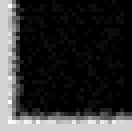
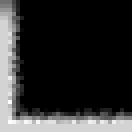
Layered file, before and after one edit (132px x 132px). Changes by layer:
added layer "Layer 4" (50%) above "Layer 2" over (x1=0, y1=0, x2=24, y2=20)
painted on "Layer 2" over (x1=8, y1=0, x2=24, y2=12)
removed layer "Layer 3" over (x1=24, y1=0, x2=124, y2=108)
